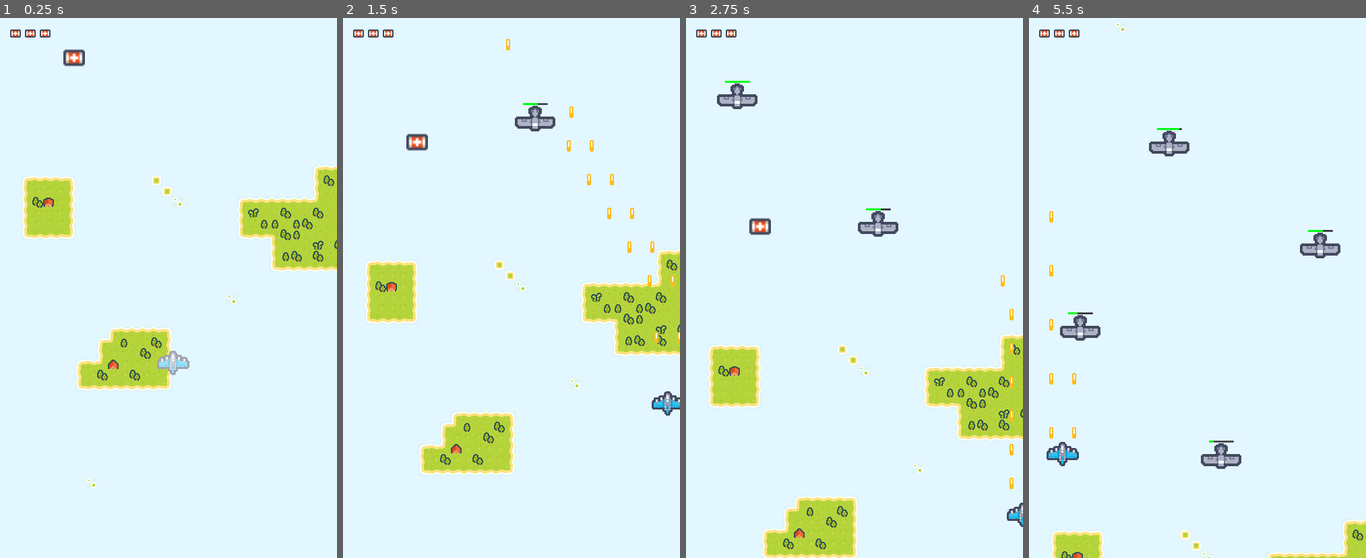
Above: before the commit, frames 1-4 (left to right).
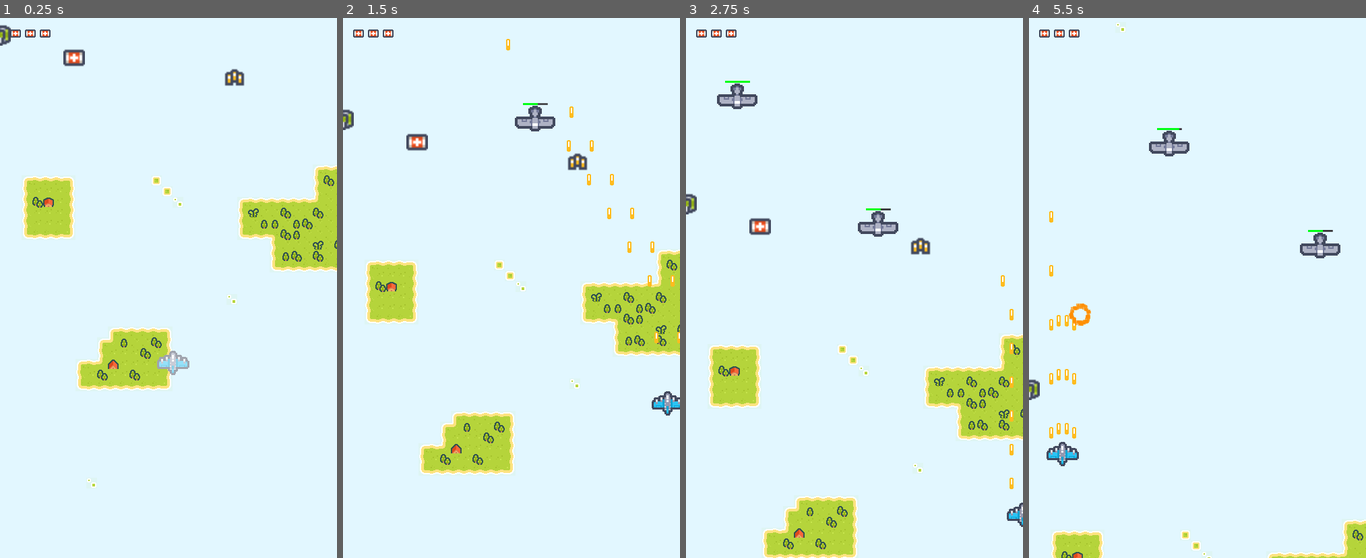
Above: after the commit, the same moments.

Repository: arisshu/BulletHell
Game: Godot game, scene res://Main Scenes/FirstLevel.tscn
Two runs of this game, one before a commit and one after it. Both use one fixed random seed, a clock stepped at 60 frames per second and the inputs below.
Inputs:
- Up to frame 1 (0.25 s): no input
- Up to frame 2 (1.5 s): hold D (moveRight) 0.53-1.28 s; hold Space (shoot) 0.53-1.28 s; hold S (moveDown) from 1.28 s (still down); tap Space (shoot) at 1.35 s
- Up to frame 3 (2.75 s): release S (moveDown) at 2.03 s; hold D (moveRight) from 2.03 s (still down); hold Space (shoot) from 2.03 s (still down)
- Up to frame 4 (5.5 s): release D (moveRight) at 2.78 s; release Space (shoot) at 2.78 s; hold W (moveUp) 2.78-3.53 s; tap Space (shoot) at 2.85, 4.35 s; hold Space (shoot) 3.53-4.28 s; hold A (moveLeft) 3.53-5.03 s; hold S (moveDown) from 5.03 s (still down); hold Space (shoot) from 5.03 s (still down)

The runs differ from the first frame. In frame 1, 0.3% of the frame differs, in the area x 0-73%, y 1-13%; in frame 2, 0.3%; in frame 3, 0.3%; in frame 4, 1.1%, in the area x 0-63%, y 52-84%.

Commit message:
Added quad gun, enemy crash, extra life powerup (Experimental)

Diff:
--- /dev/null
+++ b/AutoLoads/globalVar.gd
@@ -0,0 +1,6 @@
+extends Node
+
+var enemyOnCurrentScreen = []
+
+func getCurrentObjectOnScreen():
+	return enemyOnCurrentScreen
--- /dev/null
+++ b/GlobalVariable.gd
@@ -0,0 +1,16 @@
+extends Node
+
+
+# Declare member variables here. Examples:
+# var a = 2
+# var b = "text"
+
+
+# Called when the node enters the scene tree for the first time.
+func _ready():
+	pass # Replace with function body.
+
+
+# Called every frame. 'delta' is the elapsed time since the previous frame.
+#func _process(delta):
+#	pass
--- /dev/null
+++ b/Items/MoreGun.gd
@@ -0,0 +1,23 @@
+extends Area2D
+
+
+# Declare member variables here. Examples:
+# var a = 2
+# var b = "text"
+
+export var speed := 100.0
+
+# Called when the node enters the scene tree for the first time.
+func _ready():
+	pass # Replace with function body.
+
+func _physics_process(delta):
+	position.y += speed * delta
+
+func _on_VisibilityNotifier2D_screen_exited():
+	queue_free()
+
+func _on_Item_area_entered(area):
+	if area is Player:
+		area.setPowerUp()
+		queue_free()
--- /dev/null
+++ b/Items/MoreGun.tscn
@@ -0,0 +1,11 @@
+[gd_scene load_steps=4 format=2]
+
+[ext_resource path="res://Items/MoreGun.gd" type="Script" id=1]
+[ext_resource path="res://Items/Item.tscn" type="PackedScene" id=2]
+[ext_resource path="res://Textures/Tiles/tile_0015.png" type="Texture" id=3]
+
+[node name="MoreGun" instance=ExtResource( 2 )]
+script = ExtResource( 1 )
+
+[node name="Sprite" parent="." index="0"]
+texture = ExtResource( 3 )
--- /dev/null
+++ b/Items/PlaneDestruction.gd
@@ -0,0 +1,24 @@
+extends Area2D
+
+
+# Declare member variables here. Examples:
+# var a = 2
+# var b = "text"
+
+export var speed := 100.0
+
+# Called when the node enters the scene tree for the first time.
+func _ready():
+	pass # Replace with function body.
+
+func _physics_process(delta):
+	position.y += speed * delta
+
+func _on_VisibilityNotifier2D_screen_exited():
+	queue_free()
+
+func _on_Item_area_entered(area):
+	if area is Player:
+		for plane in GlobalVar.enemyOnCurrentScreen:
+			plane.selfDestruction()
+		queue_free()
--- /dev/null
+++ b/Items/PlaneDestruction.tscn
@@ -0,0 +1,11 @@
+[gd_scene load_steps=4 format=2]
+
+[ext_resource path="res://Items/PlaneDestruction.gd" type="Script" id=1]
+[ext_resource path="res://Items/Item.tscn" type="PackedScene" id=2]
+[ext_resource path="res://Textures/Tiles/tile_0028.png" type="Texture" id=3]
+
+[node name="PlaneDestruction" instance=ExtResource( 2 )]
+script = ExtResource( 1 )
+
+[node name="Sprite" parent="." index="0"]
+texture = ExtResource( 3 )
--- a/Main Scenes/FirstLevel.tscn
+++ b/Main Scenes/FirstLevel.tscn
@@ -7,6 +7,8 @@
 [ext_resource path="res://UI/HUD.tscn" type="PackedScene" id=5]
 [ext_resource path="res://character/enemy/Spawner.gd" type="Script" id=6]
 [ext_resource path="res://Items/HealthPack.tscn" type="PackedScene" id=7]
+[ext_resource path="res://Items/MoreGun.tscn" type="PackedScene" id=8]
+[ext_resource path="res://Items/PlaneDestruction.tscn" type="PackedScene" id=9]
 
 [node name="Gameplay" type="Node"]
 
@@ -240,6 +242,9 @@
 [node name="SpawnTimer" type="Timer" parent="L3/EnemySpawner15"]
 one_shot = true
 
+[node name="HealthPack" parent="L3" instance=ExtResource( 7 )]
+position = Vector2( 110, 34 )
+
 [node name="EnemySpawner8" parent="." instance=ExtResource( 4 )]
 position = Vector2( 118, -2401 )
 enemy = 3
@@ -318,8 +323,10 @@
 position = Vector2( 248, 136 )
 script = ExtResource( 6 )
 
-[node name="HealthPack" parent="." instance=ExtResource( 7 )]
-position = Vector2( 110, 34 )
+[node name="MoreGun" parent="." instance=ExtResource( 8 )]
+position = Vector2( 348, 63 )
+
+[node name="PlaneDestruction" parent="." instance=ExtResource( 9 )]
 
 [connection signal="timeout" from="L1/EnemySpawner/SpawnTimer" to="L1/EnemySpawner" method="_on_SpawnTimer_timeout"]
 [connection signal="timeout" from="L1/EnemySpawner2/SpawnTimer" to="L1/EnemySpawner2" method="_on_SpawnTimer_timeout"]
--- /dev/null
+++ b/MoreGun.gd
@@ -0,0 +1,16 @@
+extends Area2D
+
+
+# Declare member variables here. Examples:
+# var a = 2
+# var b = "text"
+
+
+# Called when the node enters the scene tree for the first time.
+func _ready():
+	pass # Replace with function body.
+
+
+# Called every frame. 'delta' is the elapsed time since the previous frame.
+#func _process(delta):
+#	pass
--- /dev/null
+++ b/PlaneDestruction.gd
@@ -0,0 +1,16 @@
+extends Area2D
+
+
+# Declare member variables here. Examples:
+# var a = 2
+# var b = "text"
+
+
+# Called when the node enters the scene tree for the first time.
+func _ready():
+	pass # Replace with function body.
+
+
+# Called every frame. 'delta' is the elapsed time since the previous frame.
+#func _process(delta):
+#	pass
--- a/character/enemy/Enemy.gd
+++ b/character/enemy/Enemy.gd
@@ -3,6 +3,8 @@
 
 var plBullet := preload("res://Bullet/EnemyBullet.tscn")
 var plExplosion := preload("res://Resources/Animation/DeathEffect.tscn")
+
+var plGlobalArray := preload("res://AutoLoads/globalVar.gd")
 
 onready var firingPositions := $FiringPositions
 
@@ -17,6 +19,7 @@
 
 func _process(delta):
 	$ProgressBar.value = health
+	#print(GlobalVar.enemyOnCurrentScreen.size())
 
 func fire():
 	for child in firingPositions.get_children():
@@ -32,6 +35,14 @@
 		get_tree().current_scene.add_child(effect)
 
 		queue_free()
+		GlobalVar.enemyOnCurrentScreen.remove(self.name)
+
+func selfDestruction():
+	var effect := plExplosion.instance()
+	effect.global_position = global_position
+	get_tree().current_scene.add_child(effect)
+
+	queue_free()
 
 # Remove enemy when leaving the screen
 func _on_VisibilityNotifier2D_screen_exited():
@@ -41,4 +52,6 @@
 func _on_Enemy_area_entered(area):
 	if area is Player:
 		area.damage(1)
-		#queue_free()
+
+func _on_VisibilityNotifier2D_screen_entered():
+	GlobalVar.enemyOnCurrentScreen.append(self)
--- a/character/enemy/Enemy.tscn
+++ b/character/enemy/Enemy.tscn
@@ -36,4 +36,5 @@
 position = Vector2( 0, 15 )
 
 [connection signal="area_entered" from="." to="." method="_on_Enemy_area_entered"]
+[connection signal="screen_entered" from="VisibilityNotifier2D" to="." method="_on_VisibilityNotifier2D_screen_entered"]
 [connection signal="screen_exited" from="VisibilityNotifier2D" to="." method="_on_VisibilityNotifier2D_screen_exited"]
--- a/character/enemy/ShootEnemy.gd
+++ b/character/enemy/ShootEnemy.gd
@@ -8,7 +8,6 @@
 func _process(delta):
 	if fireTimer.is_stopped():
 		var randomChance = randi()%100+1
-		print(randomChance)
 		if randomChance <= fireChance:
 			fire()
 			fireTimer.start(fireRate)
--- a/character/player/player.gd
+++ b/character/player/player.gd
@@ -4,7 +4,9 @@
 var plBullet := preload("res://Bullet/PlayerBullet.tscn")
 var plExplosion := preload("res://Resources/Animation/DeathEffect.tscn")
 
+
 onready var firingPositions := $FiringPositions
+onready var powerupPosition := $PowerUp1
 onready var fireDelayTimer := $FireDelayTimer
 onready var invulTimer := $InvulTimer
 
@@ -21,6 +23,9 @@
 # the right side
 var vel:= Vector2(0,0)
 
+var powerUp = false
+
+
 func _ready():
 	invulTimer.start(invulTime)
 	anim.play("New Anim")
@@ -33,6 +38,11 @@
 			var bullet := plBullet.instance()
 			bullet.global_position = child.global_position
 			get_tree().current_scene.add_child(bullet)
+		if powerUp:
+			for child2 in powerupPosition.get_children():
+				var bullet2 := plBullet.instance()
+				bullet2.global_position = child2.global_position
+				get_tree().current_scene.add_child(bullet2)
 
 
 func _physics_process(delta):
@@ -75,3 +85,6 @@
 	life += amount
 
 	Signals.emit_signal("on_player_life_changed", life)
+
+func setPowerUp():
+	powerUp = true
--- a/character/player/player.tscn
+++ b/character/player/player.tscn
@@ -57,6 +57,14 @@
 [node name="Right" type="Node2D" parent="FiringPositions"]
 position = Vector2( 17, -4 )
 
+[node name="PowerUp1" type="Node2D" parent="."]
+
+[node name="power1Left" type="Node2D" parent="PowerUp1"]
+position = Vector2( -6, -10 )
+
+[node name="power1Right" type="Node2D" parent="PowerUp1"]
+position = Vector2( 6, -10 )
+
 [node name="FireDelayTimer" type="Timer" parent="."]
 one_shot = true
 
--- a/project.godot
+++ b/project.godot
@@ -39,6 +39,7 @@
 [autoload]
 
 Signals="*res://AutoLoads/signals.gd"
+GlobalVar="*res://AutoLoads/globalVar.gd"
 
 [display]
 
Not shown: 1 places in Main Scenes/FirstLevel.tscn that only renumber resources
